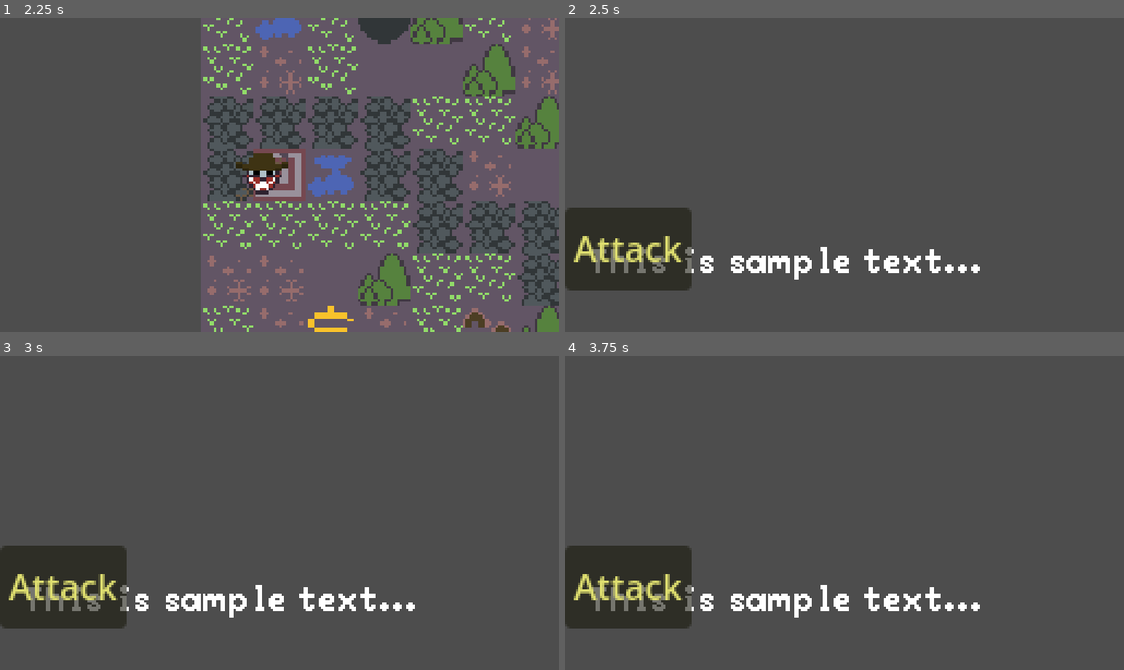
Above: before the commit, frames 1-4 (two rows, left to right).
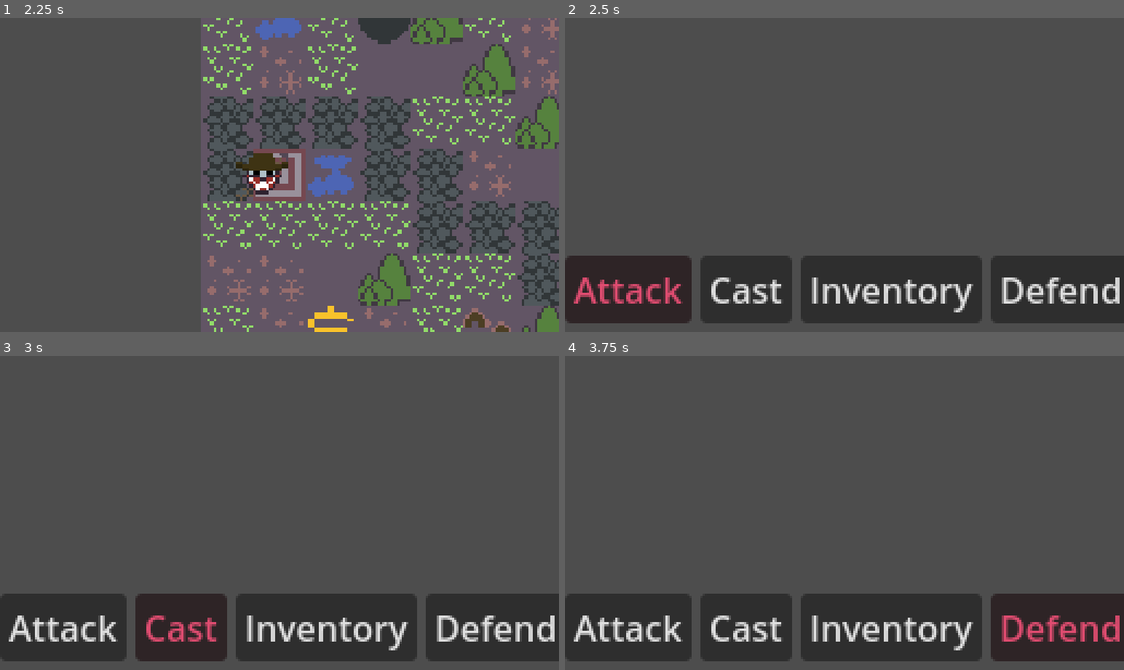
Above: after the commit, the same moments.

Repository: mendezc0251/adventure-crawl
Game: Godot game, scene res://scenes/main_menu.tscn
Two runs of this game, one before a commit and one after it. Both use one fixed random seed, a clock stepped at 60 frames per second and the inputs below.
Inputs (mouse positions are in pixels of both pictures, inside the frame that each line leads up to):
- Up to frame 1 (2.25 s): click "Play" at 0.5 s; click (16, 36) at 1.25 s; tap Enter at 2 s; hold Right (right) from 2.03 s (still down)
- Up to frame 2 (2.5 s): keep holding Right (right)
- Up to frame 3 (3 s): tap Space at 2.75 s; release Right (right) at 2.78 s; hold S (down) from 2.78 s (still down)
- Up to frame 4 (3.75 s): tap Enter at 3.5 s; release S (down) at 3.53 s; hold Right (right) from 3.53 s (still down)

Frame 1 is identical in both runs. In frame 2, 22% of the frame differs, in the area x 0-100%, y 60-98%; in frame 3, 22%; in frame 4, 22%.

Commit message:
Added item and inventory resource

Diff:
--- /dev/null
+++ b/inventory.gd
@@ -0,0 +1,4 @@
+class_name Inventory
+extends Resource
+
+var items : Array[Item]
--- /dev/null
+++ b/items/Bow.tres
@@ -0,0 +1,8 @@
+[gd_resource type="Resource" script_class="Item" load_steps=2 format=3 uid="uid://cnsq8hkvlchp5"]
+
+[ext_resource type="Script" uid="uid://dmws7gyiu61md" path="res://scripts/item.gd" id="1_anry6"]
+
+[resource]
+script = ExtResource("1_anry6")
+item_name = "Bow"
+metadata/_custom_type_script = "uid://dmws7gyiu61md"
--- a/scenes/fight_panel.tscn
+++ b/scenes/fight_panel.tscn
@@ -21,5 +21,6 @@
 text = "This is sample text..."
 
 [node name="HBoxContainer" type="HBoxContainer" parent="."]
-offset_top = -38.0
-offset_right = 256.0
+offset_top = -16.0
+offset_bottom = -16.0
+alignment = 2
--- a/scripts/fight_panel.gd
+++ b/scripts/fight_panel.gd
@@ -1,6 +1,7 @@
 extends Node2D
 
 @onready var h_box: HBoxContainer = $HBoxContainer
+@onready var rich_text_label: RichTextLabel = $RichTextLabel
 
 enum BattleState {
 	MAIN,
@@ -18,6 +19,7 @@
 	h_box.mouse_filter = Control.MOUSE_FILTER_IGNORE
 	show_fight_panel()
 	update_selection()
+	rich_text_label.text = ""
 
 
 # menu state change logic
@@ -43,6 +45,9 @@
 
 func add_main_buttons():
 	add_button("Attack")
+	add_button("Cast")
+	add_button("Inventory")
+	add_button("Defend")
 func add_attack_buttons():
 	pass
 func add_magic_buttons():
@@ -74,7 +79,7 @@
 func update_selection():
 	for i in range(buttons.size()):
 		if i==selected_index:
-			buttons[i].modulate = Color(1, 1, 0.5)
+			buttons[i].modulate = Color(1.0, 0.341, 0.502, 1.0)
 		else:
 			buttons[i].modulate = Color(1,1,1)
 # Button press handler
@@ -84,12 +89,21 @@
 		match t:
 			"Attack":
 				change_state(BattleState.ATTACK_SELECT)
+			"Cast":
+				change_state(BattleState.MAGIC_SELECT)
+			"Inventory":
+				change_state(BattleState.ITEM_SELECT)
+			"Defend":
+				change_state(BattleState.DEFEND_SELECT)
 
 func _input(event):
 	# if no buttons present return
 	if buttons.is_empty():
 		return
 	# TODO: fix bug with input not registering
-	if event.is_action_pressed("right"):
+	if Input.is_action_pressed("ui_right"):
 		selected_index = (selected_index+1) % buttons.size()
 		update_selection()
+	elif Input.is_action_pressed("ui_left"):
+		selected_index = max(0,selected_index-1)
+		update_selection()
--- /dev/null
+++ b/scripts/item.gd
@@ -0,0 +1,5 @@
+class_name Item
+extends Resource
+
+@export var item_name: String
+@export var texture: Texture2D
Not shown, added: inventory.gd.uid
Not shown, added: scripts/item.gd.uid
